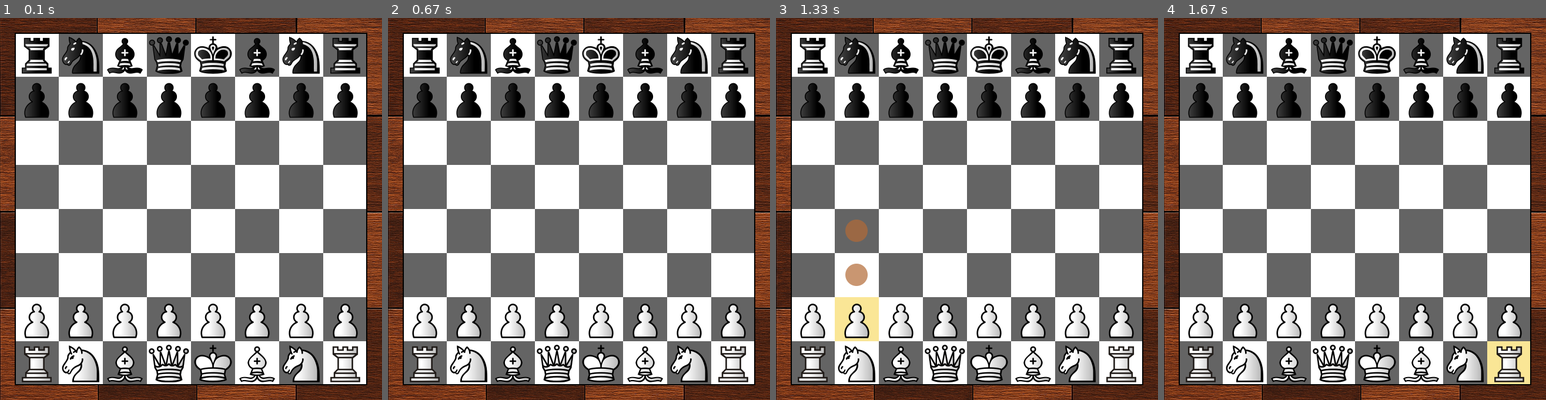
Above: before the commit, frames 1-4 (left to right).
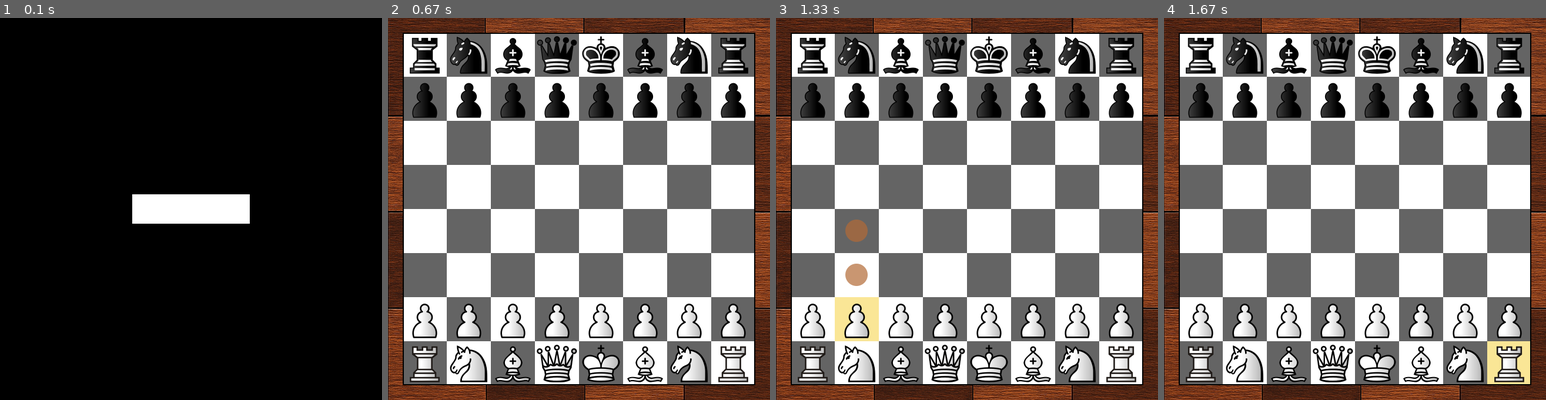
Above: after the commit, the same moments.

Repository: BelGraDev/chess_pygame
Game: pygame game, started from main.py
Two runs of this game, one before a commit and one after it. Both use one fixed random seed, a clock stepped at 60 frames per second and the inputs below.
Inputs (mouse positions are in pixels of both pictures, inside the frame that each line leads up to):
- Up to frame 1 (0.1 s): no input
- Up to frame 2 (0.67 s): click (579, 209) at 0.38 s
- Up to frame 3 (1.33 s): click (967, 235) at 0.72 s; click (848, 296) at 1.05 s
- Up to frame 4 (1.67 s): click (1496, 342) at 1.38 s

The runs differ from the first frame. In frame 1, 92% of the frame differs, in the area x 0-100%, y 0-100%; in frame 2, nothing differs; in frame 3, nothing differs; in frame 4, nothing differs.

Commit message:
Basic menu added, just one mode until now

Diff:
--- a/Controller/GameController.py
+++ b/Controller/GameController.py
@@ -2,15 +2,16 @@
 from Utils.Cell_utils import Cell_utils
 
 class GameController:
-    def __init__(self, board, chessUI):
+    def __init__(self, board, boardUI):
         self.board_status = board.board_status
         self.board = board
-        self.chessUI = chessUI
+        self.chessUI = boardUI
         self.cell_highlighted = None
         self.pawn_ascending = False
         self.ascension_pieces = None
 
     def init_board_pieces(self) -> None:
+
         board = self.board_status.board
         self.chessUI.init_board()
         self.chessUI.init_pieces(board)
--- /dev/null
+++ b/GameModes/PvpMode.py
@@ -0,0 +1,23 @@
+from Board.Board import Board
+from Controller.GameController import GameController
+from Render.BoardUI import BoardUI
+
+class PvpMode:
+
+    def __init__(self, screen):
+        self.board = Board()
+        self.boardUI = BoardUI(screen)
+        self.controller = GameController(self.board, self.boardUI)
+
+
+    def init_mode(self):
+
+        self.controller.init_board_pieces()
+
+
+    def play(self, coord):
+         if not self.board.board_status.is_check_mate:
+            cell = self.boardUI.selected_cell(coord)
+            if cell:
+                self.controller.render_move(cell)
+                self.boardUI.render_border()
--- a/Render/ChessUI.py
+++ b/Render/BoardUI.py
@@ -1,10 +1,10 @@
 from Render.Cell import Cell
 from Utils.Cell_utils import Cell_utils
 from Utils.View_utils import View_utils
+
 import pygame
 
-class ChessUI:
-
+class BoardUI:
 
     CELL_SIZE = 75
     MARGIN_SIZE = 25
@@ -15,9 +15,9 @@
     HIGHLIGHT_COLOR = (250, 230, 150)
     ASCENSION_CELL_COLOR = (166, 123, 91)
 
-    def __init__(self):
+    def __init__(self, screen):
         self.cells = [[], [], [], [], [], [], [], []]
-        self.screen = None
+        self.screen = screen
 
     def init_board(self) -> None:
         background = pygame.image.load("Render/images/background2.png")
--- /dev/null
+++ b/Render/ChessMenu.py
@@ -0,0 +1,40 @@
+import pygame
+from enum import IntEnum
+
+class ChessButton(IntEnum):
+    PLAY_BUTTON = 1
+
+class Button(pygame.Rect):
+
+    BUTTON_HEIGHT = 50
+    BUTTON_WIDTH = 200
+    def __init__(self, type, coord):
+        self.type = type
+        pygame.Rect.__init__(self, coord[0] - self.BUTTON_WIDTH / 2, coord[1] - self.BUTTON_HEIGHT / 2, self.BUTTON_WIDTH, self.BUTTON_HEIGHT)
+
+class ChessMenu:
+
+    def __init__(self, screen):
+        self.screen = screen
+        self.width = self.screen.get_width()
+        self.height = self.screen.get_height()
+        self.buttons = self._create_buttons()
+
+
+    def _create_buttons(self) -> list[Button]:
+        button_types = [ChessButton.PLAY_BUTTON]
+        button_x = self.width / 2
+        button_y = self.height / 2
+        buttons = [Button(type, (button_x, button_y)) for type in button_types]
+        return buttons
+
+    def render_menu(self):
+        self.screen.fill((0, 0, 0))
+        for button in self.buttons:
+            pygame.draw.rect(self.screen, (255, 255, 255), button)
+
+    def button_clicked(self, coord) -> ChessButton | None:
+            for button in self.buttons:
+                if(button.collidepoint(coord)):
+                    return button.type
+            return None
--- a/main.py
+++ b/main.py
@@ -1,36 +1,33 @@
 import pygame
 import sys
-from Board.Board import Board
-from Render.ChessUI import ChessUI
-from Controller.GameController import GameController
+from Render.ChessMenu import *
+from GameModes.PvpMode import PvpMode
 
 pygame.init()
 
-renderer = ChessUI()
+SCREEN_WIDTH = SCREEN_HEIGHT = 650
 
-size = renderer.get_board_size()
-screen = pygame.display.set_mode(size)
-renderer.screen = screen
-
-board = Board()
-controller = GameController(board, renderer)
-
-controller.init_board_pieces()
-
+screen = pygame.display.set_mode((SCREEN_WIDTH, SCREEN_HEIGHT))
+ui = ChessMenu(screen)
+ui.render_menu()
+mode = None
 clock = pygame.time.Clock()
-
 while True:
     for event in pygame.event.get():
-
         if event.type == pygame.QUIT:
-           sys.exit()
+            sys.exit()
         elif event.type == pygame.MOUSEBUTTONDOWN:
-            if not board.board_status.is_check_mate:
-                coord = pygame.mouse.get_pos()
-                cell = renderer.selected_cell(coord)
-                if cell:
-                    controller.render_move(cell)
-                    renderer.render_border()
+            coord = pygame.mouse.get_pos()
+            if mode is None:
+                type = ui.button_clicked(coord)
+                match type:
+                    case ChessButton.PLAY_BUTTON:
+                        mode = PvpMode(screen)
+                        mode.init_mode()
+                    case _:
+                        pass
+            else:
+                mode.play(coord)
 
     pygame.display.update()
     clock.tick(60)
